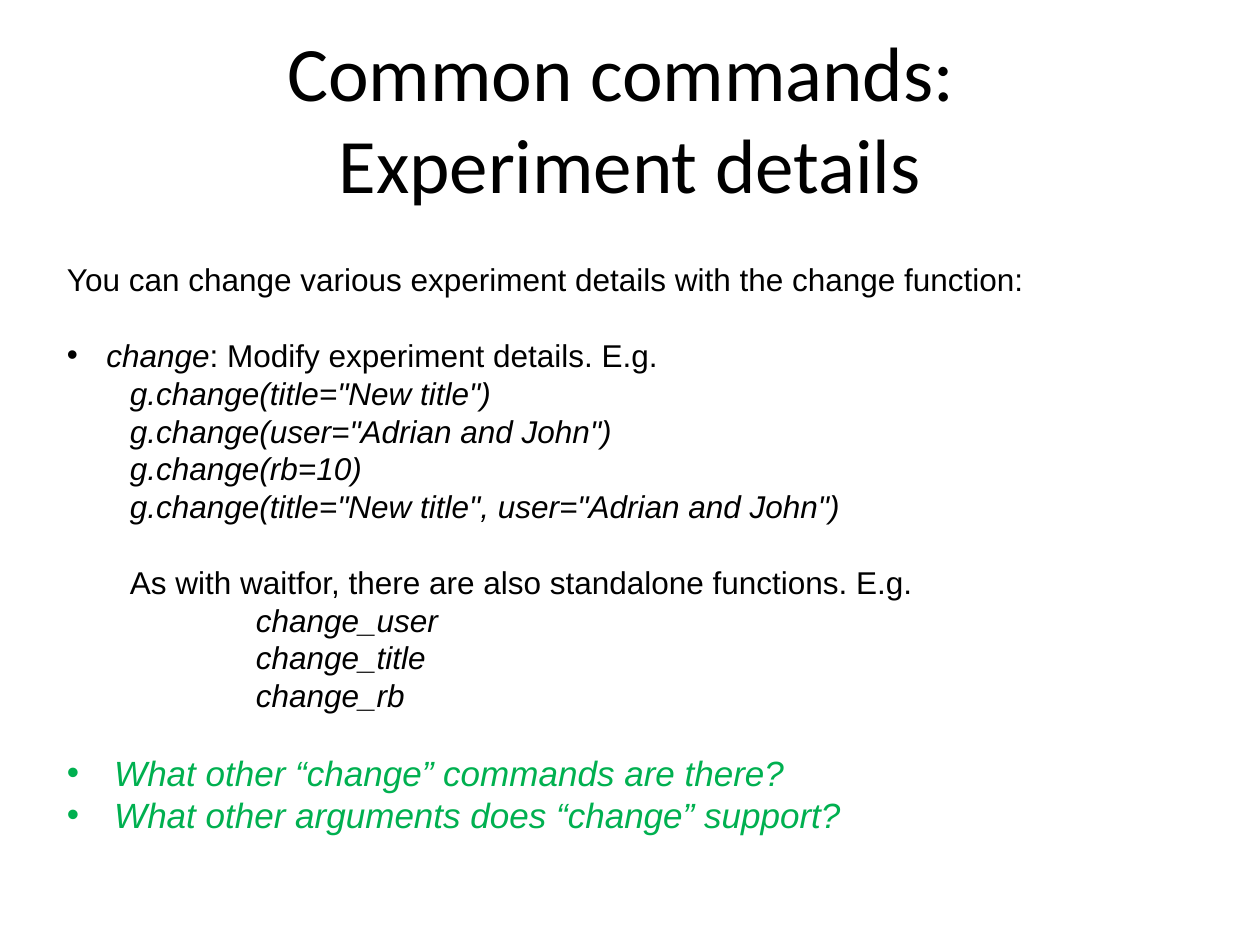
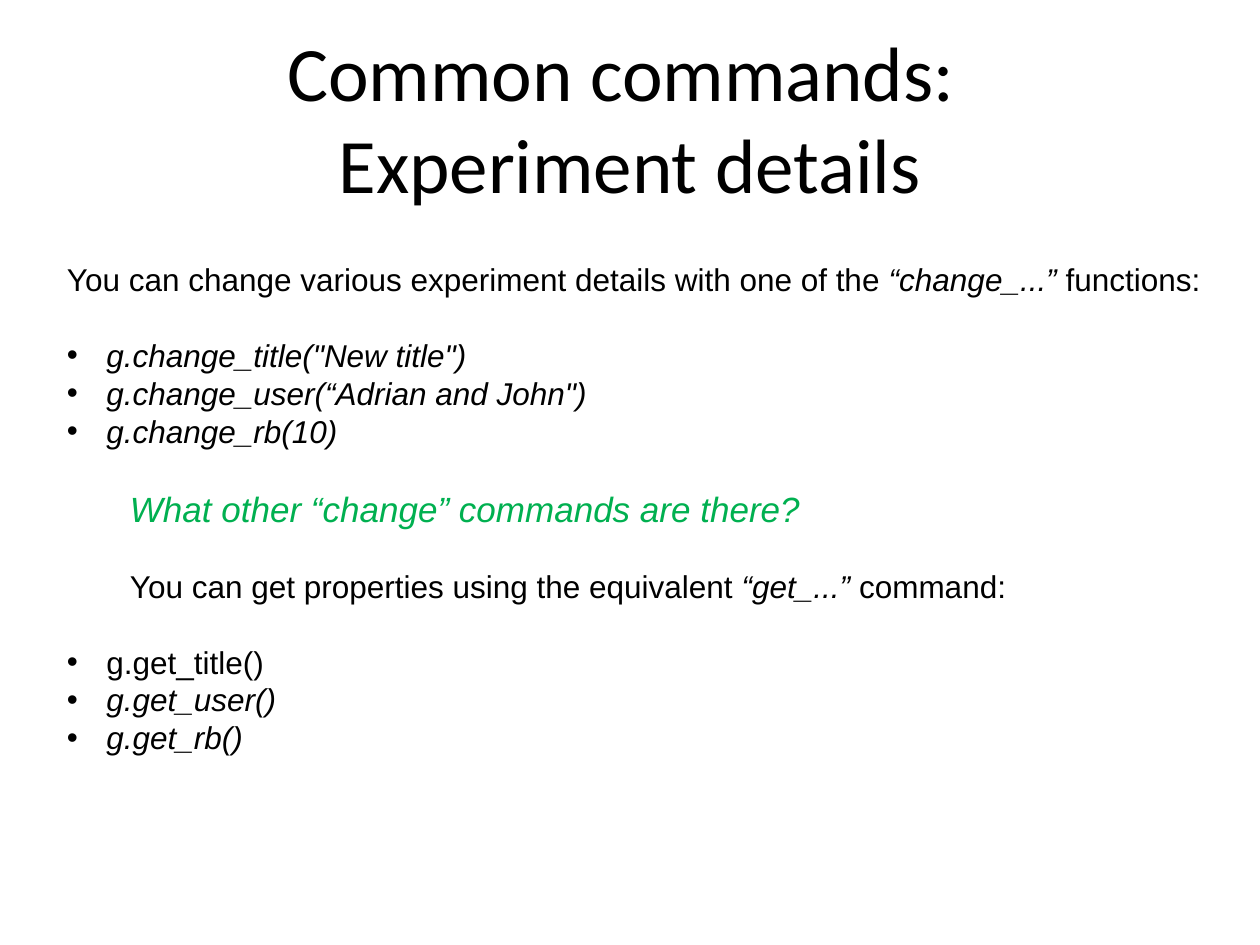
Before and after one commit to ISISComputingGroup/ibex_user_manual, a slide deck: slide 15 of genie_python_and_ibex/genie_python_and_ibex.pptx (slide 16 before the commit). Drawn at 1260x945 pixels with LibreOffice and Linux fonts; fonts in the diff are those of the drawing; background and template pictures are left out. Boxes give left, top, right and bottom in pixels: in the first picture for what was removed or moved away, otherwise in the second. Text is boxed around its words. In the diff, an @@ line names an element or a change of style, - is before the commit and + after.

```diff
--- a/genie_python_and_ibex/genie_python_and_ibex.pptx
+++ b/genie_python_and_ibex/genie_python_and_ibex.pptx
@@ text at [67,268,1201,449]: text changed @@
-You can change various experiment details with the change function:
-• change: Modify experiment details. E.g.
-  g.change(title="New title")
-  g.change(user="Adrian and John")
-  g.change(rb=10)
-  g.change(title="New title", user="Adrian and John")
-As with waitfor, there are also standalone functions. E.g.
-change_user
-change_title
-change_rb
+You can change various experiment details with one of the “change_...” functions:
+• g.change_title("New title")
+• g.change_user(“Adrian and John")
+• g.change_rb(10)
@@ text at [130,496,799,529]: bullet • to none @@
@@ text at [106,575,1006,755]: text changed; size 20 to 18 pt; text colour #00B050 to #000000; italic off @@
-• What other arguments does “change” support?
+You can get properties using the equivalent “get_...” command:
+• g.get_title()
+• g.get_user()
+• g.get_rb()
```
Also in this commit, not shown: 8 other slides changed, 2 slides removed.
